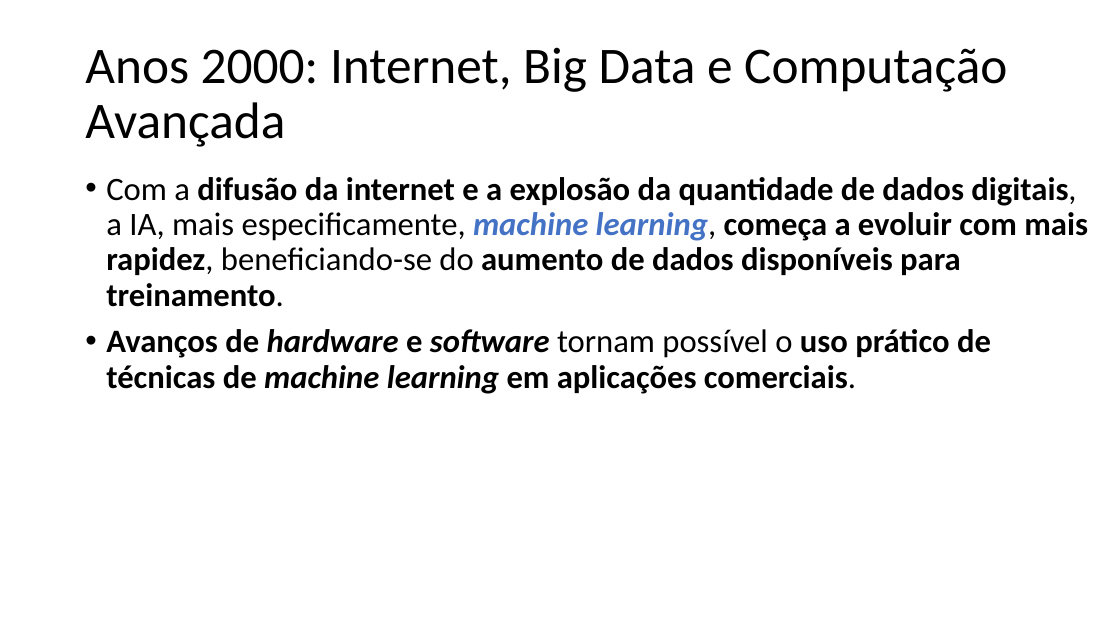
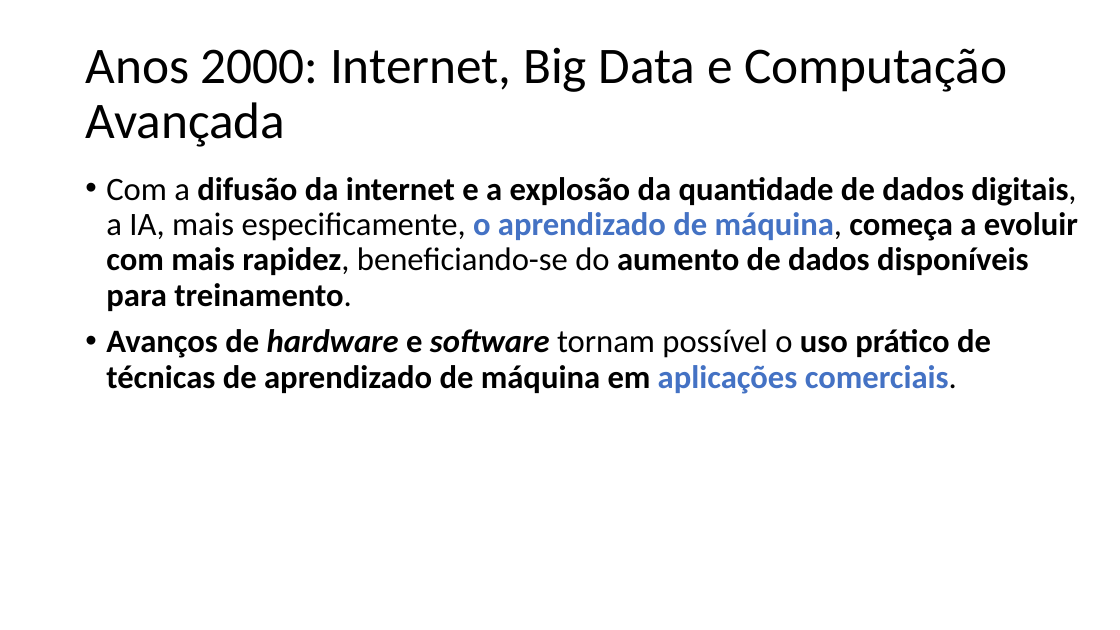
Before and after one commit to zz4fap/c24_inteligencia_artificial, a slide deck: slide 25 of slides/C24_Introdução.pptx. Drawn at 1120x630 pixels with LibreOffice and Linux fonts; fonts in the diff are those of the drawing. Boxes give left, top, right and bottom in pixels: in the first picture for what was removed or moved away, otherwise in the second. Text is boxed around its words. In the diff, an @@ line names an element or a change of style, - is before the commit and + after.

Commit message:
update of slides

```diff
--- a/slides/C24_Introdução.pptx
+++ b/slides/C24_Introdução.pptx
@@ text at [106, 177, 1078, 394]: text changed @@
-• Com a difusão da internet e a explosão da quantidade de dados digitais, a IA, mais especificamente, machine learning, começa a evoluir com mais rapidez, beneficiando-se do aumento de dados disponíveis para treinamento.
-• Avanços de hardware e software tornam possível o uso prático de técnicas de machine learning em aplicações comerciais.
+• Com a difusão da internet e a explosão da quantidade de dados digitais, a IA, mais especificamente, o aprendizado de máquina, começa a evoluir com mais rapidez, beneficiando-se do aumento de dados disponíveis para treinamento.
+• Avanços de hardware e software tornam possível o uso prático de técnicas de aprendizado de máquina em aplicações comerciais.
```
Also in this commit, not shown: 24 other slides changed, 1 other file.
